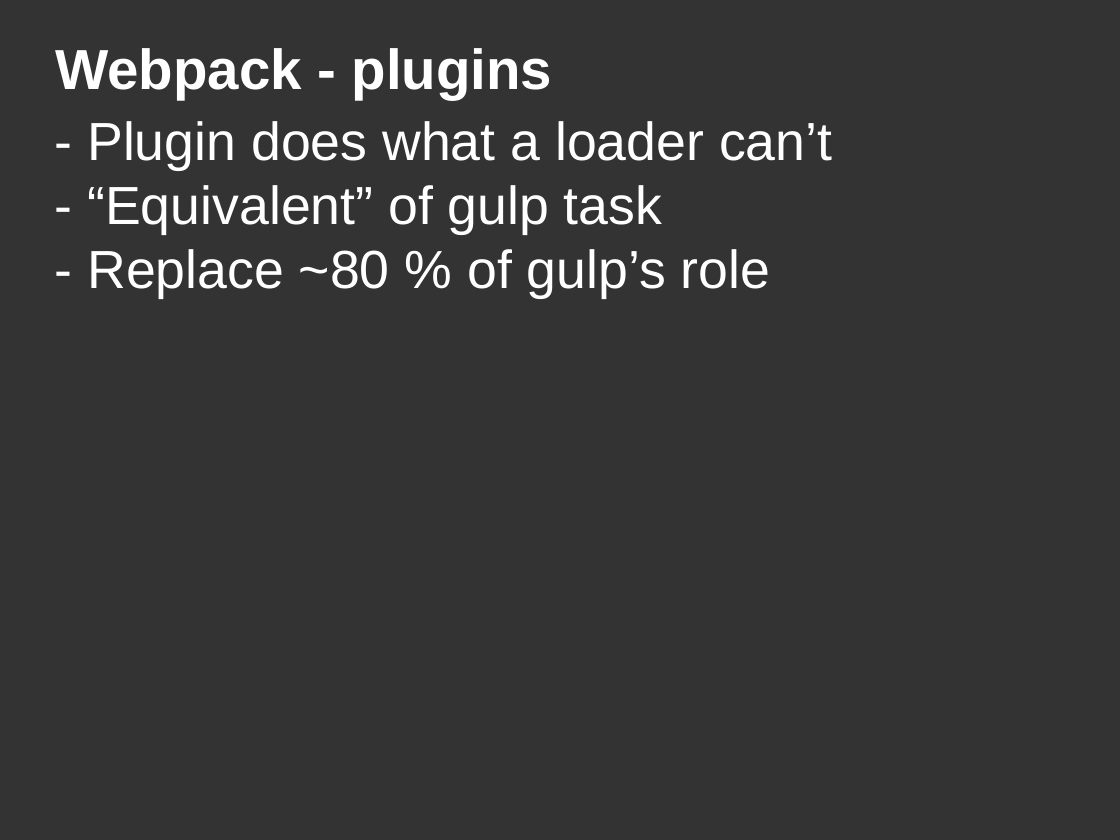
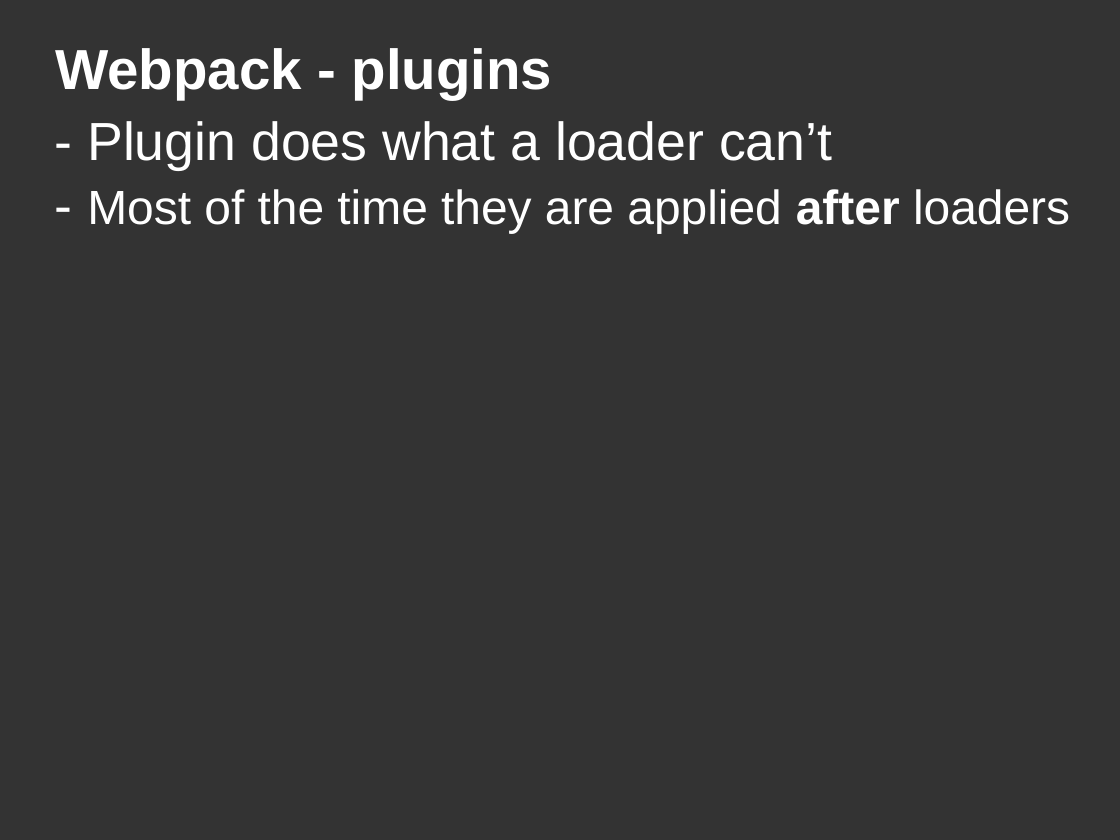
Before and after one commit to DanYellow/misc-tests, a slide deck: slide 38 of webpack-presentation-examples/webpack-presentation.odp. Drawn at 1120x840 pixels with LibreOffice and Linux fonts; fonts in the diff are those of the drawing. Boxes give left, top, right and bottom in pixels: in the first picture for what was removed or moved away, otherwise in the second. Text is boxed around its words. In the diff, an @@ line names an element or a change of style, - is before the commit and + after.

```diff
--- a/webpack-presentation-examples/webpack-presentation.odp
+++ b/webpack-presentation-examples/webpack-presentation.odp
@@ title at [87,121,1070,234]: text changed; size 38 to 34 pt @@
-- Plugin does what a loader can’t
-- “Equivalent” of gulp task
-- Replace ~80 % of gulp’s role
+- Plugin does what a loader can’t
+- Most of the time they are applied after loaders
```
Also in this commit, not shown: 6 other slides changed, 2 other files.
